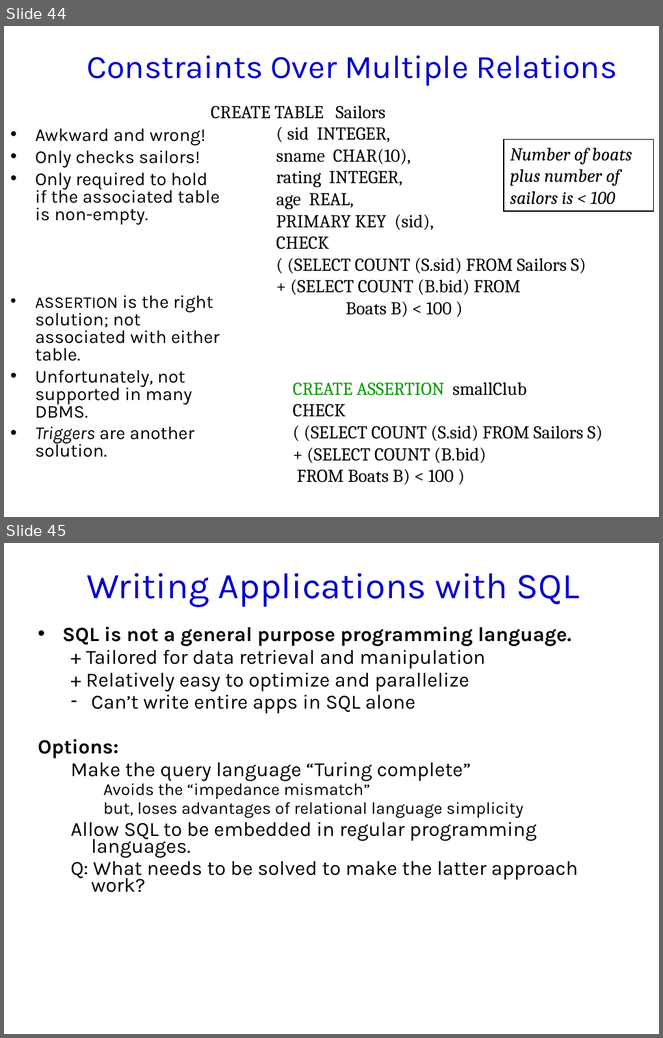
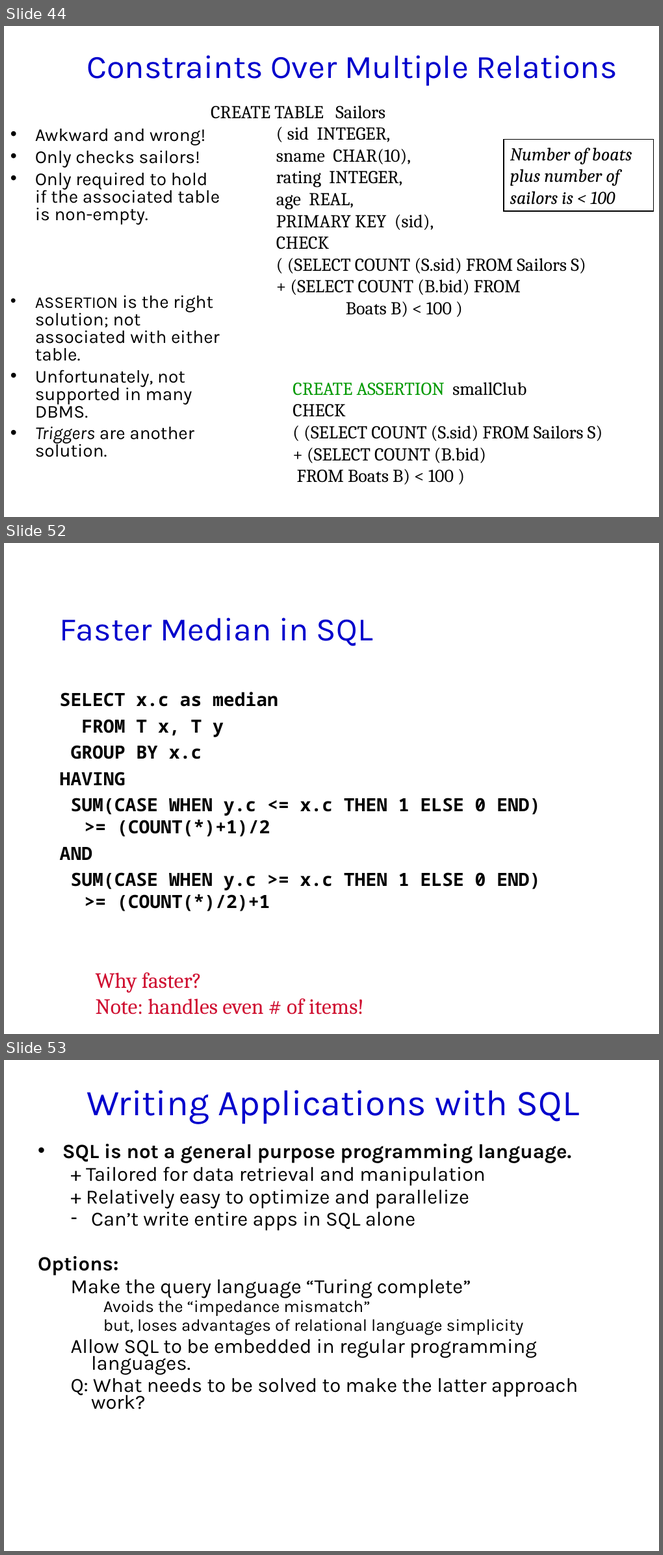
Before and after one commit to jhellerstein/cs186-09, a slide deck: lecs/14.SQL.ppt. Shown one above the other, each under a label of ours: slides 44 and 45 before the commit, slides 44, 52 and 53 after it; the slides between them are not shown. The pictures are 663x1038 and 663x1555 pixels, drawn with LibreOffice and Linux fonts; fonts in the diff are those of the drawing; background and template pictures are left out. Boxes give left, top, right and bottom in pixels: in the first picture for what was removed or moved away, otherwise in the second. Text is boxed around its words. In the diff, an @@ line names an element or a change of style, - is before the commit and + after.

Commit message:
add clustering coefficient and median

```diff
--- a/lecs/14.SQL.ppt
+++ b/lecs/14.SQL.ppt
@@ slide 52 added at <box>4,543,659,1034</box>, background #FFFFFF @@
@@ title added at <box>60,618,373,646</box>, 36 pt, text #0000CC @@
+Faster Median in SQL
@@ text added at <box>60,692,540,912</box>, 20 pt, text #000000, bold @@
+SELECT x.c as median
+FROM T x, T y
+GROUP BY x.c
+HAVING
+SUM(CASE WHEN y.c <= x.c THEN 1 ELSE 0 END)
+>= (COUNT(*)+1)/2
+AND
+SUM(CASE WHEN y.c >= x.c THEN 1 ELSE 0 END)
+>= (COUNT(*)/2)+1
@@ text added at <box>96,973,364,1015</box>, 24 pt, text #CF0E30 @@
+Why faster?
+Note: handles even # of items!
@@ what was slide 45 is now slide 53 @@
```
Also in this commit, not shown: 7 other slides added, 1 other file.
